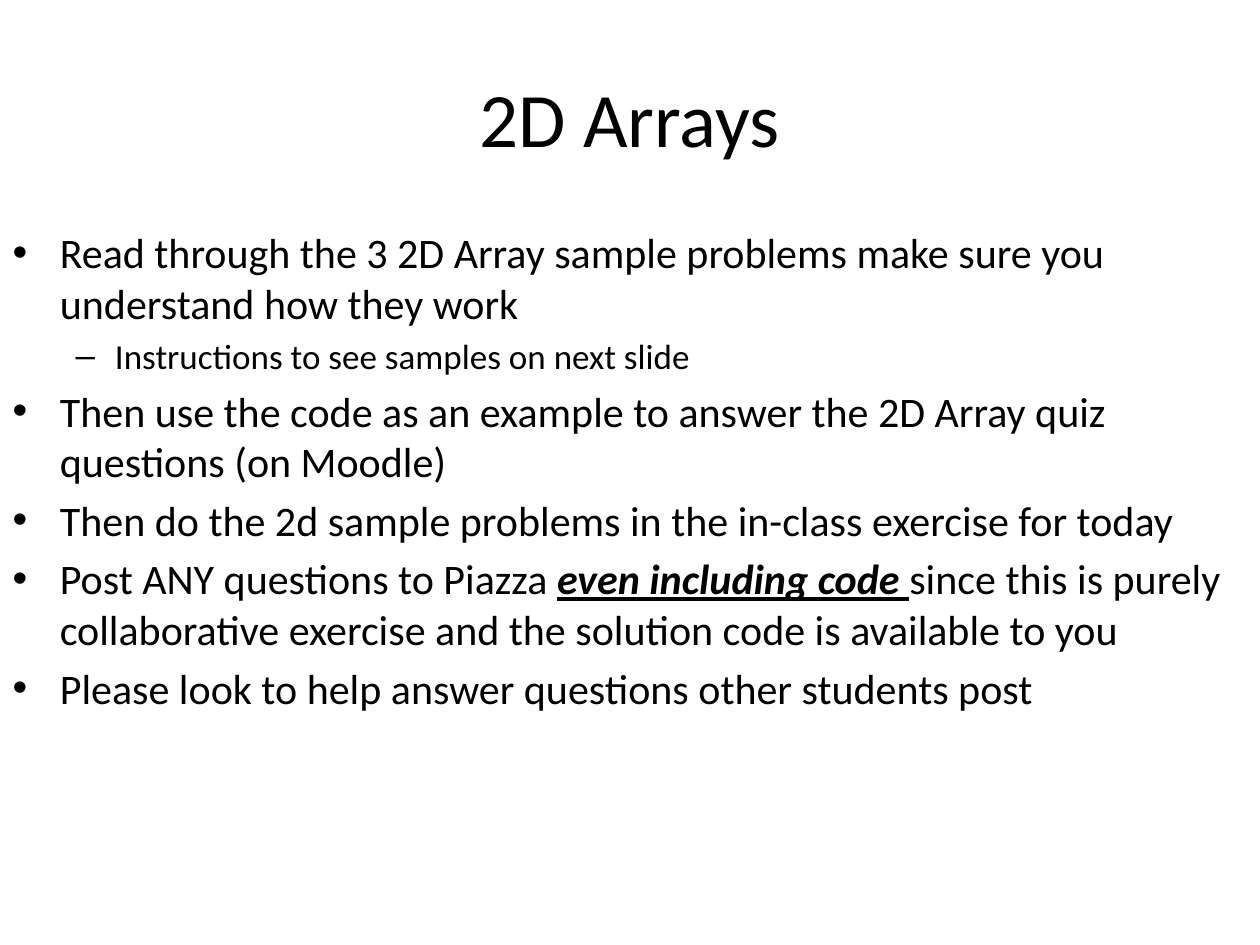
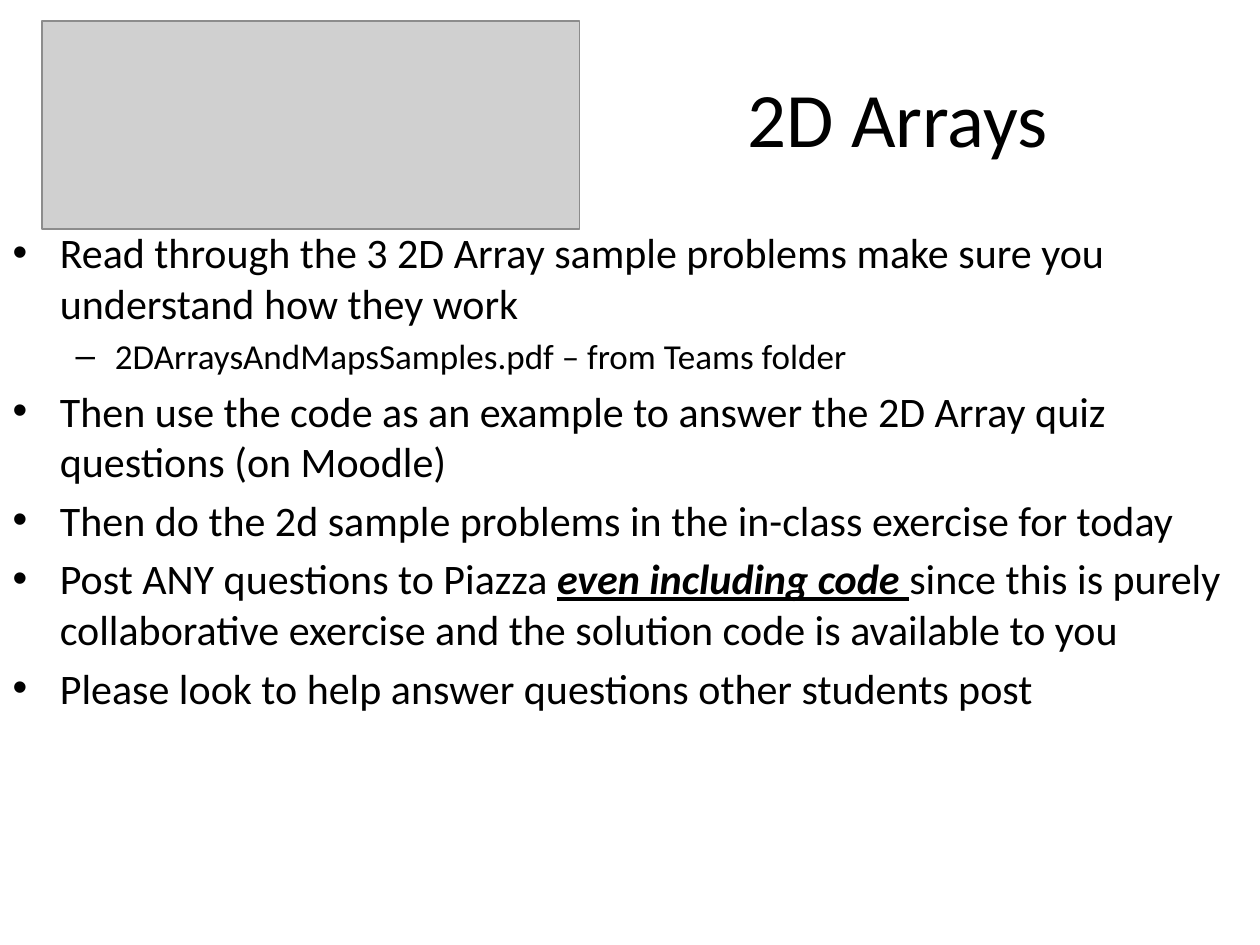
Before and after one commit to RHIT-CSSE/csse220, a slide deck: slide 44 of ClassMaterials/2DArraysAndMaps/Slides/2D Arrays and Maps.pptx (slide 43 before the commit). Drawn at 1260x945 pixels with LibreOffice and Linux fonts; fonts in the diff are those of the drawing; grey boxes stand for pictures. Boxes give left, top, right and bottom in pixels: in the first picture for what was removed or moved away, otherwise in the second. Text is boxed around its words. In the diff, an @@ line names an element or a change of style, - is before the commit and + after.

Commit message:
update 2DArraysMaps slides

```diff
--- a/ClassMaterials/2DArraysAndMaps/Slides/2D Arrays and Maps.pptx
+++ b/ClassMaterials/2DArraysAndMaps/Slides/2D Arrays and Maps.pptx
@@ picture added at (x1=42, y1=21, x2=578, y2=229) @@
@@ title "2D Arrays" moved from (x1=480, y1=97, x2=779, y2=160) to (x1=748, y1=97, x2=1047, y2=160) @@
@@ text at (x1=115, y1=344, x2=847, y2=375): text changed @@
-  – Instructions to see samples on next slide
+  – 2DArraysAndMapsSamples.pdf – from Teams folder
```
Also in this commit, not shown: 10 other slides changed, 4 slides added.
